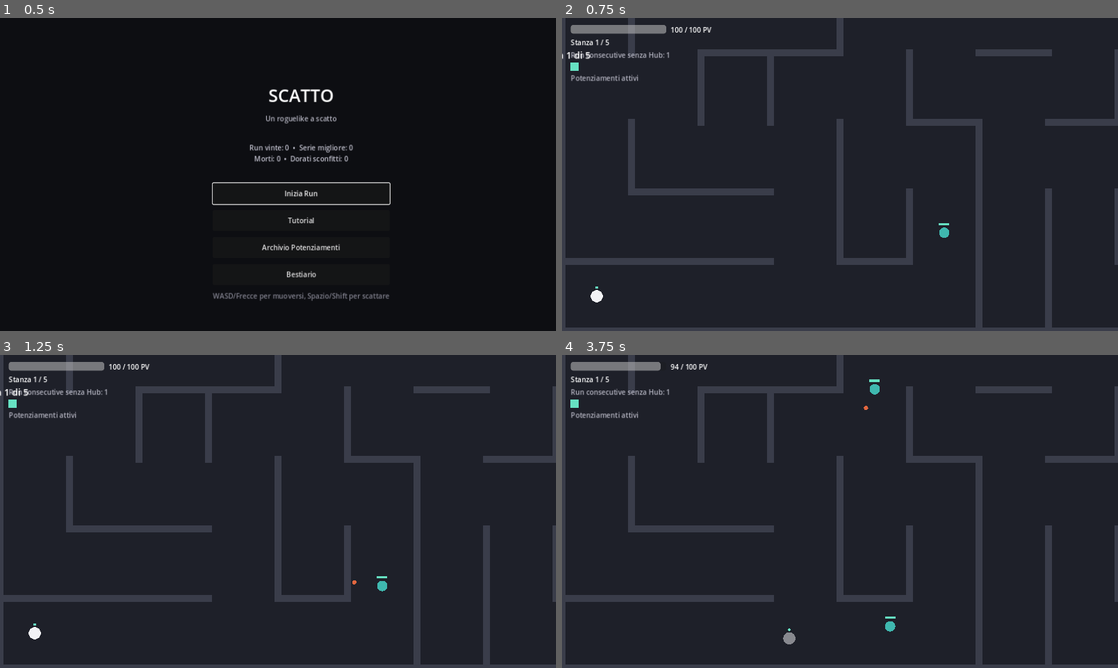
Above: before the commit, frames 1-4 (two rows, left to right).
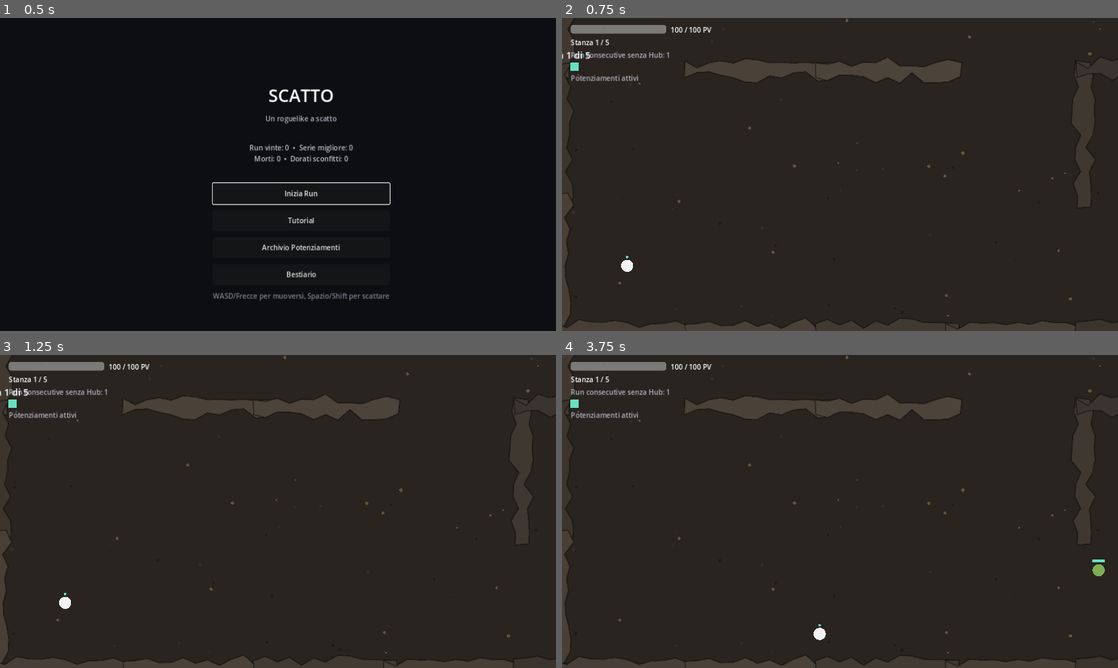
Above: after the commit, the same moments.

Repository: XandredKaze/Scatto
Game: Godot game, scene res://scenes/Main.tscn
Same seed, same stepped clock (60 frames per second), same inputs: the game is played once before the commit and once after it.
Inputs (mouse positions are in pixels of both pictures, inside the frame that each line leads up to):
- Up to frame 1 (0.5 s): no input
- Up to frame 2 (0.75 s): click "Inizia Run" at 0.5 s
- Up to frame 3 (1.25 s): no input
- Up to frame 4 (3.75 s): tap Enter (ui_accept) at 1.25, 1.52, 2.27 s; move the mouse to (962, 495) at 1.27 s; hold D (move_right) 1.28-2.03 s; tap Space (dash) at 1.35 s; click (962, 495) at 1.42 s; move the mouse to (728, 527) at 2.02 s; hold S (move_down) 2.03-2.78 s; tap Shift at 2.1 s; move the mouse to (895, 442) at 2.77 s; hold D (move_right) 2.78-3.53 s; tap G at 2.85 s; move the mouse to (812, 574) at 3.52 s; hold W (move_up) from 3.53 s (still down); tap K at 3.6 s; click (812, 574) at 3.67 s

Frame 1 is identical in both runs. In frame 2, 13% of the frame differs, in the area x 0-100%, y 0-100%; in frame 3, 13%; in frame 4, 13%.

Commit message:
Corridoi del labirinto più larghi e resa da grotta/miniera
Le stanze 1-5 avevano corridoi larghi solo 144px (cella 160 - spessore
muro 16); ora sono 266px (cella 300 - spessore muro 34), quasi il
doppio. La griglia scende da 10x8 a 8x6 celle per mantenere ragionevole
la dimensione complessiva del labirinto pur coi corridoi più larghi.

ArenaVisual disegnava le pareti come semplici Rect2 grigi. Ora, quando
`maze` è impostato, genera una volta per stanza (non ad ogni frame)
della geometria decorativa che dà un aspetto di roccia scavata:

- ogni parete rettangolare diventa un poligono dai bordi irregolari
  (jitter deterministico, seedato dalla posizione/dimensione del
  rettangolo, con meno spostamento vicino agli angoli per non separare
  vistosamente i quattro lati)
- il tono di roccia di ogni parete varia leggermente in base a un
  FastNoiseLite campionato al centro del rettangolo, cosí le zone
  vicine hanno tonalità correlate invece di un rumore puramente
  casuale parete per parete
- il pavimento è punteggiato di piccoli detriti/venature minerarie,
  piazzati con rifiuto dei punti che cadrebbero dentro un muro
  (riusa MazeGrid.is_position_free)

La collisione resta invariata (rettangoli MazeGrid.wall_rects): il
bordo roccioso è puro decoro, generato una volta tramite un setter
sulla proprietà `maze` di ArenaVisual, non ricalcolato ad ogni
_draw(). Anche l'arena aperta del boss riusa la stessa palette per
coerenza visiva col resto della run.

Verificato con la suite di smoke test (6 esecuzioni consecutive) e con
uno screenshot reale catturato sotto Xvfb + rendering OpenGL software,
per controllare che i poligoni frastagliati non producano artefatti
di auto-intersezione agli angoli/incroci tra pareti.

Co-Authored-By: Claude Sonnet 5 <noreply@anthropic.com>
Claude-Session: https://claude.ai/code/session_01PpBnEHrUrqVh3AiN6JsbX7

Diff:
--- a/scripts/entities/ArenaVisual.gd
+++ b/scripts/entities/ArenaVisual.gd
@@ -2,16 +2,49 @@
 extends Node2D
 
 # Disegna lo spazio di gioco: un labirinto (quando `maze` è impostato,
-# stanze 1-5) oppure un'arena aperta rettangolare (sala del boss).
-# In entrambi i casi il disegno è in coordinate di mondo: la Camera2D
-# del giocatore si occupa di mostrarne solo la porzione inquadrata.
+# stanze 1-5) reso con un aspetto di grotta/galleria mineraria — pareti
+# dai bordi irregolari invece di rettangoli netti, roccia dai toni
+# variabili e pavimento punteggiato di detriti — oppure un'arena aperta
+# rettangolare (sala del boss). In entrambi i casi il disegno è in
+# coordinate di mondo: la Camera2D del giocatore si occupa di mostrarne
+# solo la porzione inquadrata.
+#
+# La collisione resta rettangolare (MazeGrid.wall_rects): qui si genera
+# solo geometria decorativa, una volta per stanza (non ad ogni frame),
+# cosí il bordo roccioso è puramente visivo e non cambia dove il
+# giocatore può o non può passare.
 
 var arena_size := Vector2(1280, 720)
 var wall_margin := 48.0
 var exit_active := false
 var exit_position := Vector2.ZERO
 var exit_radius := 28.0
-var maze: MazeGrid = null
+
+var maze: MazeGrid = null:
+	set(value):
+		maze = value
+		if maze != null:
+			_build_cave_geometry()
+		queue_redraw()
+
+const FLOOR_COLOR := Color8(41, 36, 31)
+const ROCK_COLOR_DARK := Color8(40, 36, 33)
+const ROCK_COLOR_BASE := Color8(63, 56, 49)
+const ROCK_COLOR_LIGHT := Color8(85, 76, 64)
+const ROCK_EDGE_COLOR := Color(0.0, 0.0, 0.0, 0.35)
+const SPECKLE_COLORS := [Color8(30, 27, 24), Color8(52, 46, 40), Color8(96, 84, 58)]
+
+const WALL_SEGMENT_LEN := 26.0
+const MAX_FLOOR_SPECKLES := 260
+
+var _wall_polygons: Array = []
+var _wall_colors: Array = []
+var _floor_speckles: Array = []  # Array di {pos: Vector2, radius: float, color: Color}
+var _tone_noise := FastNoiseLite.new()
+
+func _init() -> void:
+	_tone_noise.seed = 4242
+	_tone_noise.frequency = 0.01
 
 func _draw() -> void:
 	if maze != null:
@@ -23,18 +56,92 @@
 		draw_arc(exit_position, exit_radius, 0.0, TAU, 24, Color(0.4, 0.88, 0.76, 0.8), 2.0)
 
 func _draw_open_arena() -> void:
-	draw_rect(Rect2(Vector2.ZERO, arena_size), Color8(21, 22, 28))
+	draw_rect(Rect2(Vector2.ZERO, arena_size), Color8(18, 16, 15))
 	var inner := Rect2(Vector2(wall_margin, wall_margin), arena_size - Vector2(wall_margin, wall_margin) * 2.0)
-	draw_rect(inner, Color8(30, 32, 41))
-	draw_rect(inner, Color8(58, 61, 74), false, 4.0)
+	draw_rect(inner, FLOOR_COLOR)
+	draw_rect(inner, ROCK_COLOR_LIGHT, false, 5.0)
 
 func _draw_maze() -> void:
-	draw_rect(maze.total_bounds(), Color8(30, 32, 41))
-	for rect in maze.wall_rects:
-		draw_rect(rect, Color8(58, 61, 74))
+	draw_rect(maze.total_bounds(), FLOOR_COLOR)
+	for speckle in _floor_speckles:
+		draw_circle(speckle.pos, speckle.radius, speckle.color)
+	for i in range(_wall_polygons.size()):
+		var poly: PackedVector2Array = _wall_polygons[i]
+		draw_colored_polygon(poly, _wall_colors[i])
+		var outline: PackedVector2Array = poly.duplicate()
+		outline.append(poly[0])
+		draw_polyline(outline, ROCK_EDGE_COLOR, 2.0, true)
 
 func set_exit_active(active: bool) -> void:
 	if exit_active == active:
 		return
 	exit_active = active
 	queue_redraw()
+
+# --- Geometria della grotta (generata una volta per stanza) -------------------------------------------------
+
+func _build_cave_geometry() -> void:
+	_wall_polygons.clear()
+	_wall_colors.clear()
+	_floor_speckles.clear()
+
+	var wall_rng := RandomNumberGenerator.new()
+	for rect in maze.wall_rects:
+		wall_rng.seed = hash(rect.position) ^ hash(rect.size)
+		_wall_polygons.append(_jagged_wall_polygon(rect, wall_rng))
+		_wall_colors.append(_rock_color_for(rect))
+
+	_build_floor_speckles()
+
+func _jagged_wall_polygon(rect: Rect2, rng: RandomNumberGenerator) -> PackedVector2Array:
+	# Spinge i bordi del rettangolo verso l'esterno/interno in modo
+	# irregolare cosí da sembrare roccia scavata invece di un muro netto,
+	# restando ben al di sotto della metà spessore muro per non aprire
+	# varchi visivi rispetto alla collisione rettangolare sottostante.
+	var jitter: float = max(3.0, maze.wall_thickness * 0.4)
+	var corners := [
+		rect.position, Vector2(rect.end.x, rect.position.y),
+		rect.end, Vector2(rect.position.x, rect.end.y),
+	]
+	var normals := [Vector2(0, -1), Vector2(1, 0), Vector2(0, 1), Vector2(-1, 0)]
+	var pts: PackedVector2Array = PackedVector2Array()
+	for side in range(4):
+		var a: Vector2 = corners[side]
+		var b: Vector2 = corners[(side + 1) % 4]
+		var normal: Vector2 = normals[side]
+		var seg_len: float = a.distance_to(b)
+		var subdivisions: int = max(1, int(seg_len / WALL_SEGMENT_LEN))
+		for i in range(subdivisions):
+			var t: float = float(i) / float(subdivisions)
+			var base: Vector2 = a.lerp(b, t)
+			# Meno spostamento vicino agli angoli, per evitare che i
+			# quattro lati del rettangolo si separino vistosamente.
+			var edge_jitter: float = jitter * 0.35 if i == 0 else jitter
+			pts.append(base + normal * rng.randf_range(-edge_jitter, edge_jitter))
+	return pts
+
+func _rock_color_for(rect: Rect2) -> Color:
+	var center: Vector2 = rect.get_center()
+	var n: float = (_tone_noise.get_noise_2d(center.x, center.y) + 1.0) * 0.5
+	if n < 0.45:
+		return ROCK_COLOR_DARK.lerp(ROCK_COLOR_BASE, n / 0.45)
+	return ROCK_COLOR_BASE.lerp(ROCK_COLOR_LIGHT, (n - 0.45) / 0.55)
+
+func _build_floor_speckles() -> void:
+	var bounds: Rect2 = maze.total_bounds()
+	var area: float = bounds.size.x * bounds.size.y
+	var target_count: int = min(MAX_FLOOR_SPECKLES, int(area / 4500.0))
+	var speckle_rng := RandomNumberGenerator.new()
+	speckle_rng.seed = maze.cols * 92821 + maze.rows * 6151 + maze.wall_rects.size() * 131
+
+	var attempts := 0
+	while _floor_speckles.size() < target_count and attempts < target_count * 6:
+		attempts += 1
+		var pos := Vector2(
+			bounds.position.x + speckle_rng.randf() * bounds.size.x,
+			bounds.position.y + speckle_rng.randf() * bounds.size.y
+		)
+		if not maze.is_position_free(pos, 6.0):
+			continue
+		var color: Color = SPECKLE_COLORS[speckle_rng.randi_range(0, SPECKLE_COLORS.size() - 1)]
+		_floor_speckles.append({"pos": pos, "radius": speckle_rng.randf_range(1.5, 4.0), "color": color})
--- a/scripts/screens/Run.gd
+++ b/scripts/screens/Run.gd
@@ -13,9 +13,12 @@
 signal return_to_hub_requested
 
 # Stanze 1-5: labirinto procedurale, molto più grande dello schermo.
-const MAZE_COLS := 10
-const MAZE_ROWS := 8
-const CELL_SIZE := 160.0
+# Corridoi larghi e spessore delle pareti maggiorato per l'aspetto da
+# galleria mineraria (vedi ArenaVisual per il rendering roccioso).
+const MAZE_COLS := 8
+const MAZE_ROWS := 6
+const CELL_SIZE := 300.0
+const WALL_THICKNESS := 34.0
 # Sala del boss (6): arena aperta (niente pareti interne) ma comunque
 # più grande della finestra di gioco, cosí anche lí la camera segue il
 # giocatore invece di mostrare l'intera sala in un colpo solo.
@@ -145,6 +148,7 @@
 	room_cleared = false
 
 	var maze := MazeGrid.new()
+	maze.wall_thickness = WALL_THICKNESS
 	maze.generate(MAZE_COLS, MAZE_ROWS, CELL_SIZE, rng)
 	current_maze = maze
 	arena_rect = Rect2()
Not shown, changed: README.md
